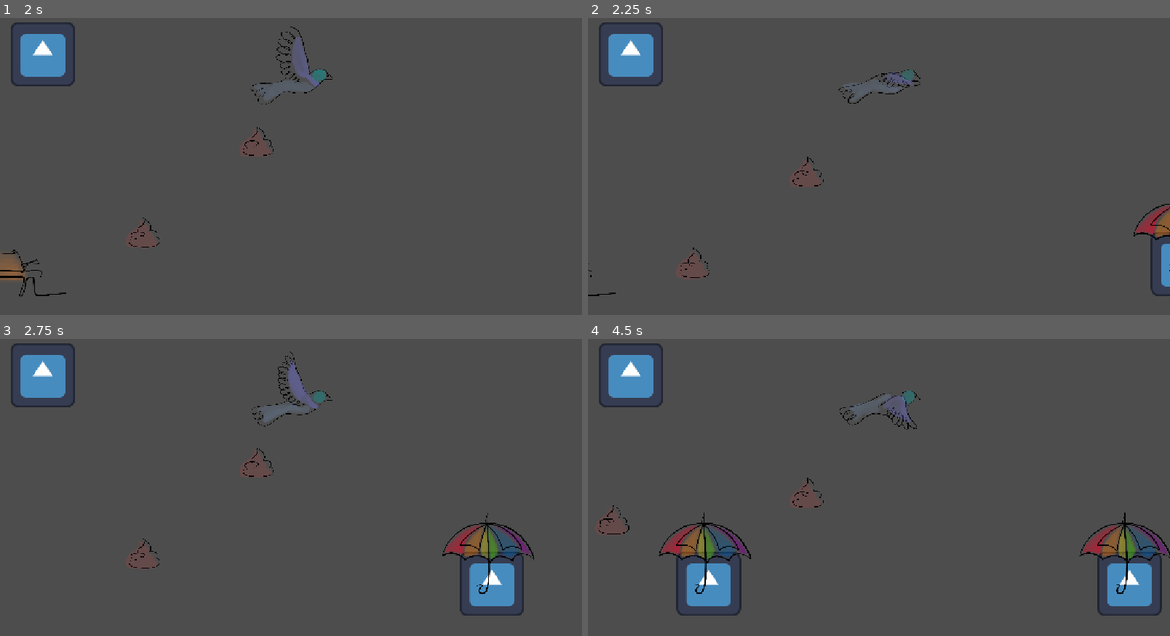
Above: before the commit, frames 1-4 (two rows, left to right).
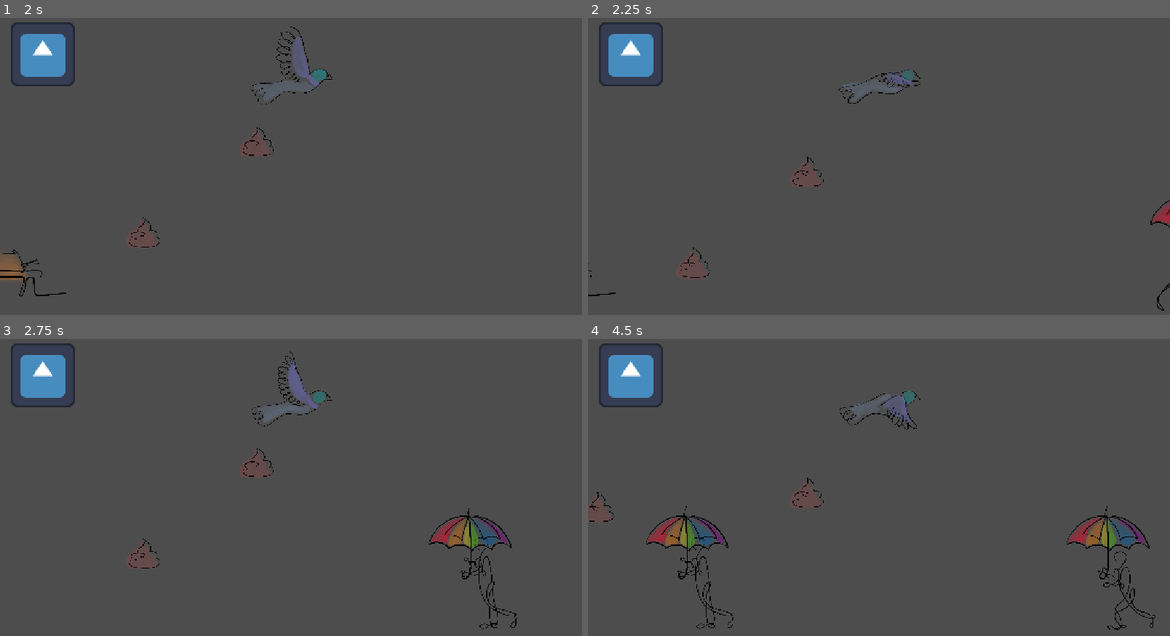
Above: after the commit, the same moments.

Repository: Argonbart/1Kackspiel
Game: Godot game, scene res://scenes/world.tscn
Same seed, same stepped clock (60 frames per second), same inputs: the game is played once before the commit and once after it. The engine's default icon, where the game draws it, is replaced by a stand-in: a white triangle on a blue panel in a dark square.
Inputs (mouse positions are in pixels of both pictures, inside the frame that each line leads up to):
- Up to frame 1 (2 s): move the mouse to (419, 157) at 0.52 s; click (419, 157) at 0.67 s; move the mouse to (174, 190) at 1.27 s; click (174, 190) at 1.42 s
- Up to frame 2 (2.25 s): move the mouse to (937, 104) at 2.02 s; click (937, 104) at 2.17 s
- Up to frame 3 (2.75 s): no input
- Up to frame 4 (4.5 s): move the mouse to (849, 561) at 2.77 s; click (849, 561) at 2.92 s; move the mouse to (1053, 543) at 3.52 s; click (1053, 543) at 3.67 s; move the mouse to (704, 445) at 4.27 s; click (704, 445) at 4.42 s

Frame 1 is identical in both runs. In frame 2, 0.8% of the frame differs, in the area x 93-100%, y 61-99%; in frame 3, 3.0%; in frame 4, 6.0%, in the area x 0-100%, y 51-99%.

Commit message:
enemy animation & umbrella
enemy animation, changes direction, umbrella blocks poop

Diff:
--- a/1kackspiel/scenes/basic_human.tscn
+++ b/1kackspiel/scenes/basic_human.tscn
@@ -1,8 +1,44 @@
-[gd_scene load_steps=5 format=3 uid="uid://bfipa14gkf06n"]
+[gd_scene load_steps=10 format=3 uid="uid://bfipa14gkf06n"]
 
-[ext_resource type="Texture2D" uid="uid://b3qqm72k53syp" path="res://assets/icon.svg" id="1_12g6t"]
 [ext_resource type="Script" uid="uid://cq22hu7adpbap" path="res://scripts/basic_human.gd" id="1_x2wwd"]
 [ext_resource type="PackedScene" uid="uid://bf0hovtqbrhx3" path="res://scenes/umbrella.tscn" id="2_smnjy"]
+[ext_resource type="Texture2D" uid="uid://b003ppykcktrv" path="res://assets/human.png" id="3_smnjy"]
+
+[sub_resource type="AtlasTexture" id="AtlasTexture_xydof"]
+atlas = ExtResource("3_smnjy")
+region = Rect2(0, 0, 1207, 2048)
+
+[sub_resource type="AtlasTexture" id="AtlasTexture_201oq"]
+atlas = ExtResource("3_smnjy")
+region = Rect2(1207, 0, 1207, 2048)
+
+[sub_resource type="AtlasTexture" id="AtlasTexture_a6q5m"]
+atlas = ExtResource("3_smnjy")
+region = Rect2(2414, 0, 1207, 2048)
+
+[sub_resource type="AtlasTexture" id="AtlasTexture_np2id"]
+atlas = ExtResource("3_smnjy")
+region = Rect2(3621, 0, 1207, 2048)
+
+[sub_resource type="SpriteFrames" id="SpriteFrames_c3l26"]
+animations = [{
+"frames": [{
+"duration": 1.0,
+"texture": SubResource("AtlasTexture_xydof")
+}, {
+"duration": 1.0,
+"texture": SubResource("AtlasTexture_201oq")
+}, {
+"duration": 1.0,
+"texture": SubResource("AtlasTexture_a6q5m")
+}, {
+"duration": 1.0,
+"texture": SubResource("AtlasTexture_np2id")
+}],
+"loop": true,
+"name": &"default",
+"speed": 5.0
+}]
 
 [sub_resource type="RectangleShape2D" id="RectangleShape2D_x2wwd"]
 size = Vector2(135, 140)
@@ -13,8 +49,10 @@
 script = ExtResource("1_x2wwd")
 umbrella_scene = ExtResource("2_smnjy")
 
-[node name="Sprite2D" type="Sprite2D" parent="."]
-texture = ExtResource("1_12g6t")
+[node name="AnimatedSprite2D" type="AnimatedSprite2D" parent="."]
+scale = Vector2(0.1, 0.1)
+sprite_frames = SubResource("SpriteFrames_c3l26")
+autoplay = "default"
 
 [node name="CollisionShape2D" type="CollisionShape2D" parent="."]
 position = Vector2(0.5, 0)
@@ -35,7 +73,7 @@
 shape = SubResource("RectangleShape2D_x2wwd")
 
 [node name="UmbrellaPoint" type="Node2D" parent="."]
-position = Vector2(-26, -63)
+position = Vector2(0, -84)
 
 [connection signal="timeout" from="TimerChangeDirection" to="." method="_on_timer_change_direction_timeout"]
 [connection signal="area_entered" from="Area2D" to="." method="_on_area_2d_area_entered"]
--- a/1kackspiel/scripts/basic_human.gd
+++ b/1kackspiel/scripts/basic_human.gd
@@ -8,9 +8,10 @@
 
 var movement_direction: bool = true
 var random_number:int = randi_range(-5, 5) % 100
-
+var umbrella
 
 func _ready() -> void:
+
 	if randf() < 1:
 		spawn_umbrella()
 
@@ -20,10 +21,14 @@
 func _physics_process(_delta) -> void:
 
 	if random_number > 0:
+		$AnimatedSprite2D.flip_h = true
 		move_and_collide(Vector2(-2, 0))
-
+		if umbrella:
+			umbrella.position.x = -60
 	else:
+		$AnimatedSprite2D.flip_h = false
 		move_and_collide(Vector2(2, 0))
+		umbrella.position.x = 60
 
 
 func _on_timer_change_direction_timeout() -> void:
@@ -42,7 +47,7 @@
 
 
 func spawn_umbrella():
-	var umbrella = umbrella_scene.instantiate()
-	umbrella.scale = Vector2(0.2, 0.2)
+	umbrella = umbrella_scene.instantiate()
+	umbrella.scale = Vector2(0.18, 0.18)
 	umbrella.position = Vector2.ZERO
 	umbrella_point.add_child(umbrella)
--- a/1kackspiel/scripts/umbrella.gd
+++ b/1kackspiel/scripts/umbrella.gd
@@ -4,4 +4,7 @@
 
 
 func _on_area_entered(area: Area2D) -> void:
-	print("Regenschirm berührt")
+	print("Regenschirm berührt", area.name)
+	if area.name == "PoopArea":
+		print("delete Poop")
+		#area.get_parent().set("should_die", true)
Binary file added: 1kackspiel/assets/human.png
Not shown, added: 1kackspiel/assets/human.png.import
